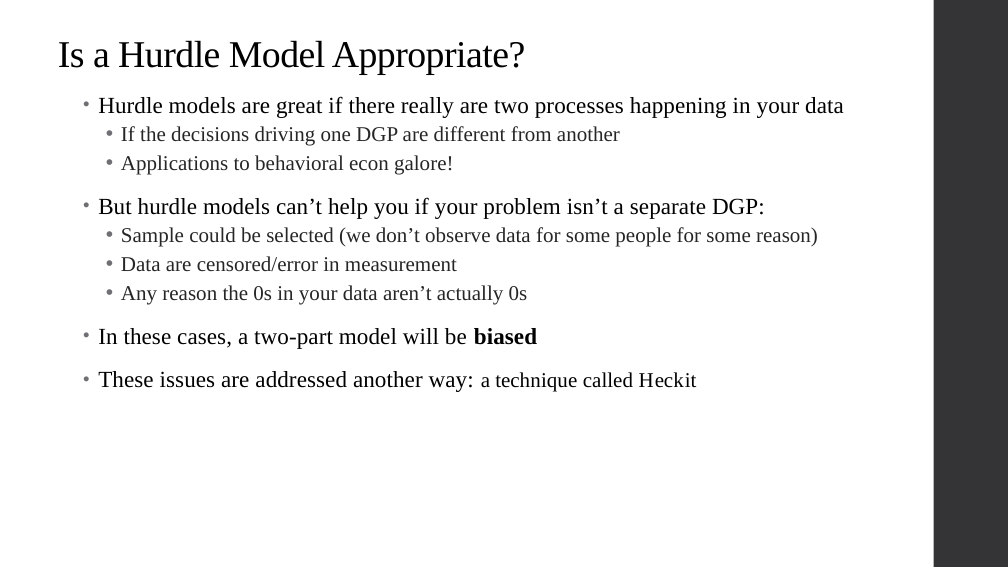
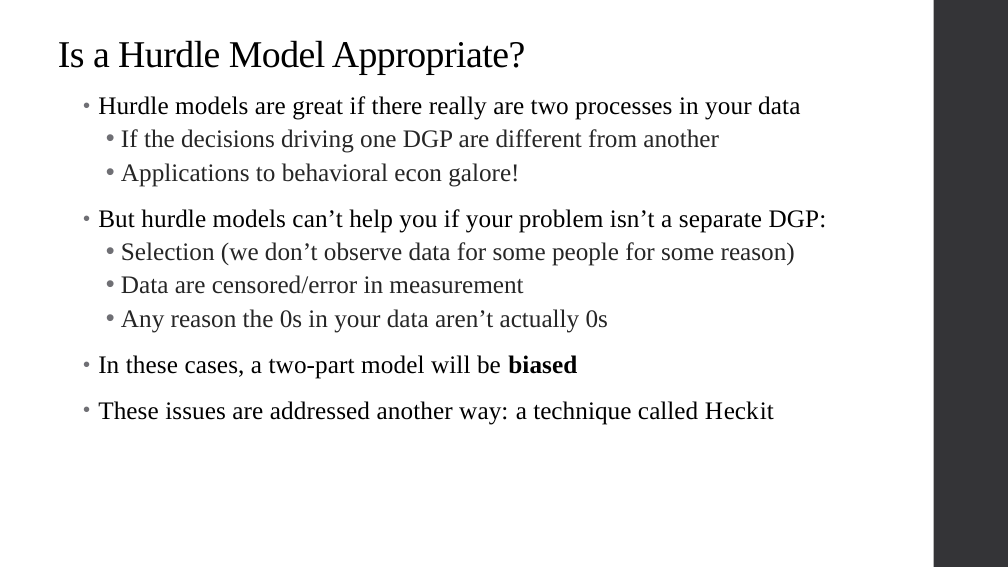
Before and after one commit to qiufei/fork-HAD5744, a slide deck: slide 49 of Lecture07-08_BinaryDepVars/Lecture7_BinaryDepVars_2022F.pptx. Drawn at 1008x567 pixels with LibreOffice and Linux fonts; fonts in the diff are those of the drawing. Boxes give left, top, right and bottom in pixels: in the first picture for what was removed or moved away, otherwise in the second. Text is boxed around its words. In the diff, an @@ line names an element or a change of style, - is before the commit and + after.

```diff
--- a/Lecture07-08_BinaryDepVars/Lecture7_BinaryDepVars_2022F.pptx
+++ b/Lecture07-08_BinaryDepVars/Lecture7_BinaryDepVars_2022F.pptx
@@ text at [98,96,800,120]: text changed; size 22 to 24 pt @@
-• Hurdle models are great if there really are two processes happening in your data
+• Hurdle models are great if there really are two processes in your data
@@ text at [98,129,827,425]: size 20 to 24 pt in "If the decisions driving one DGP are ...", "Applications to behavioral econ galore!", "Data are censored/error in measurement", "Any reason the 0s in your data ..." and 1 more places; size 22 to 24 pt in "But hurdle models can’t help you if ...", "In these cases, a two-part model will ...", "These issues are addressed another way:" @@
@@ text at [121,242,795,266]: text changed; size 20 to 24 pt @@
-  • Sample could be selected (we don’t observe data for some people for some reason)
+  • Selection (we don’t observe data for some people for some reason)
```
Also in this commit, not shown: 6 other slides changed, 1 slide added, 9 other files.
